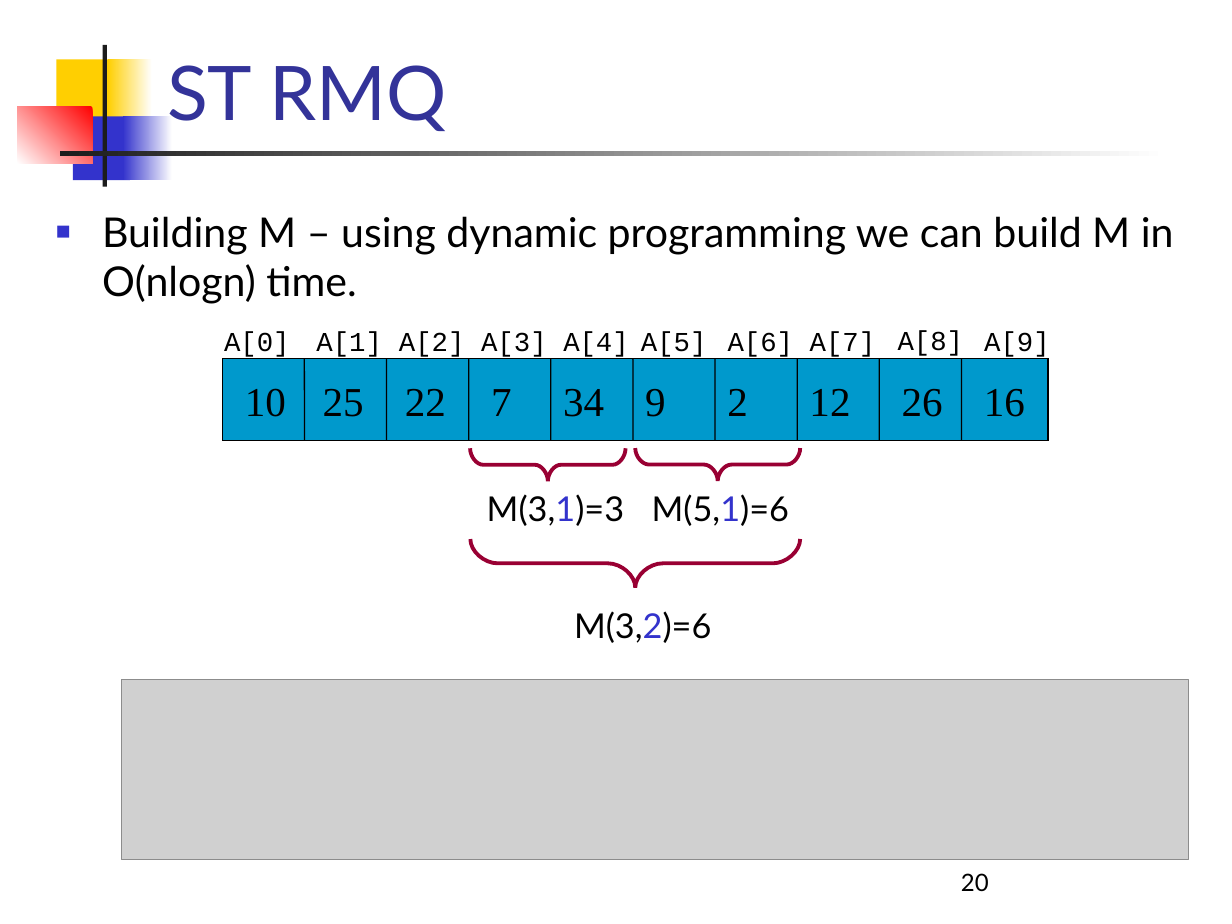
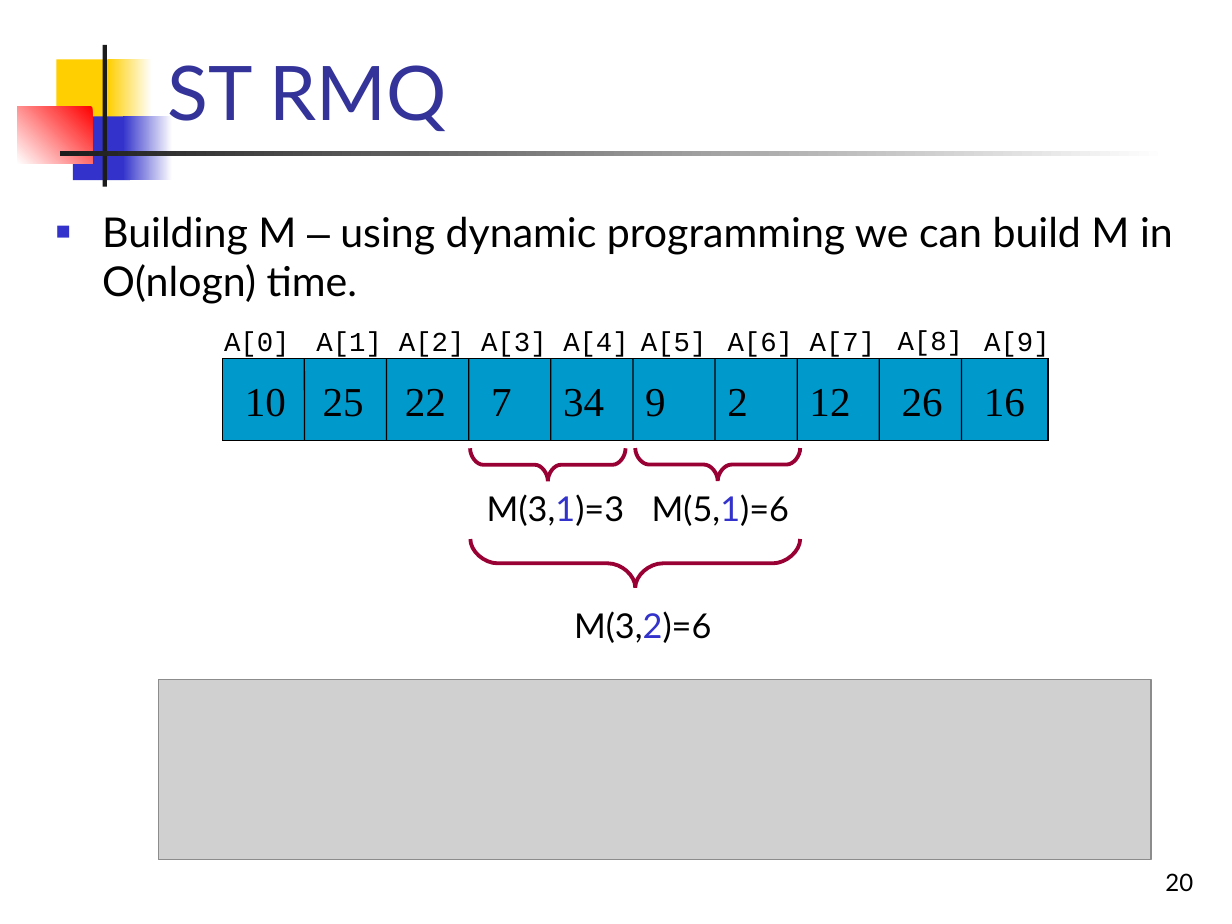
Before and after one commit to pamd/foo, a slide deck: slide 20 of faq/geometry/RMQ_LCA/LCA-seminar-modified.ppt. Drawn at 1232x924 pixels with LibreOffice and Linux fonts; fonts in the diff are those of the drawing; grey boxes stand for pictures. Boxes give left, top, right and bottom in pixels: in the first picture for what was removed or moved away, otherwise in the second. Text is boxed around its words. In the diff, an @@ line names an element or a change of style, - is before the commit and + after.

```diff
--- a/faq/geometry/RMQ_LCA/LCA-seminar-modified.ppt
+++ b/faq/geometry/RMQ_LCA/LCA-seminar-modified.ppt
@@ text "Building M – using dynamic ..." at (102,216,1173,304): font Lato to Arial in "–" @@
@@ picture: place and size @@
-picture at (121,679,1188,860)
+picture at (158,679,1151,860)
@@ page number at (1165,873,1193,891): alignment left to right @@
```
Also in this commit, not shown: 55 other slides changed, 11 other files.
